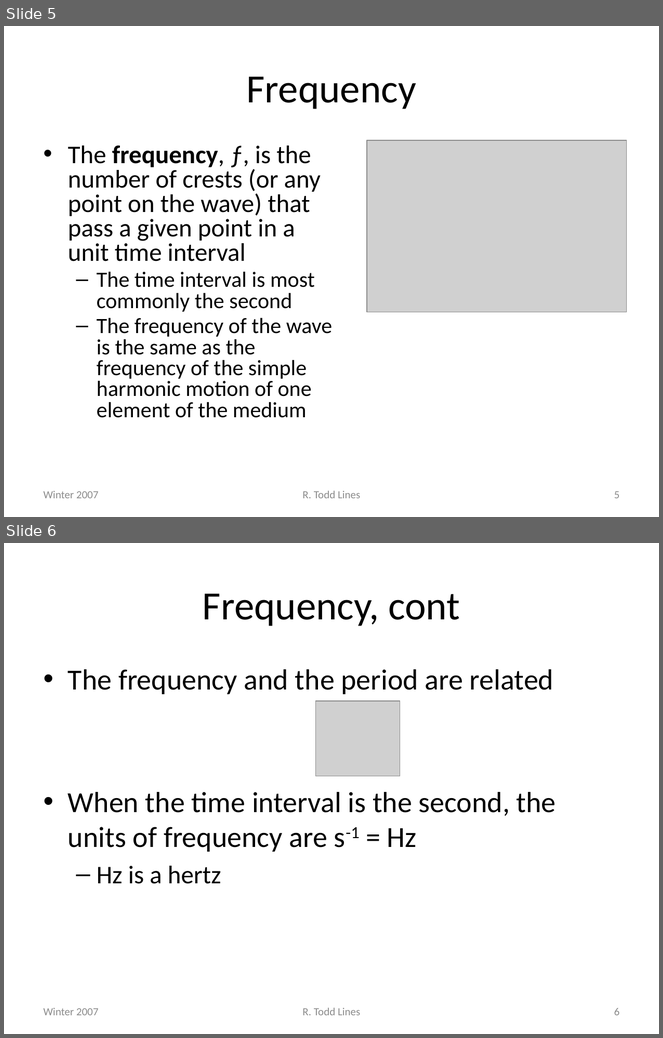
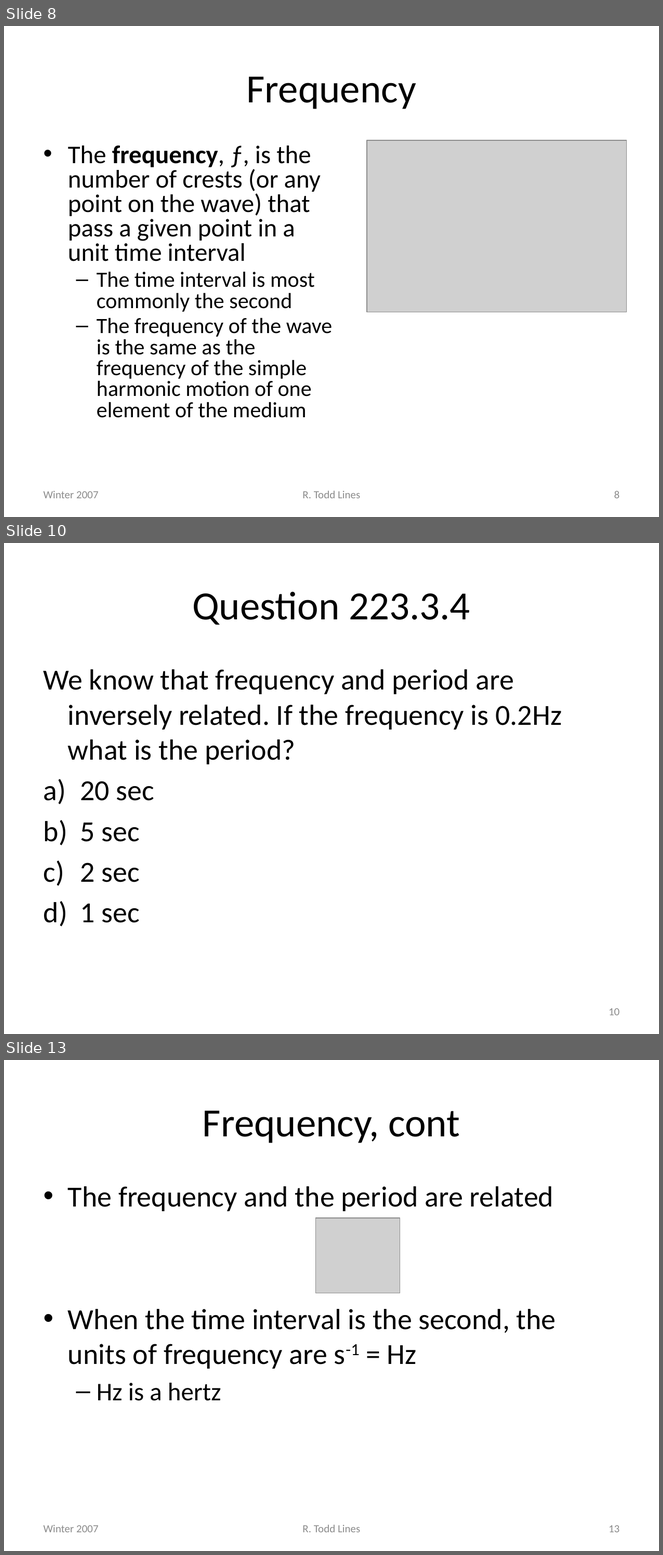
Before and after one commit to rtlines/PH223-Engineering-Physics, a slide deck: Slides/PH223_Lecture_03.pptx. Shown one above the other, each under a label of ours: slides 5 and 6 before the commit, slides 8, 10 and 13 after it; the slides between them are not shown. The pictures are 663x1038 and 663x1555 pixels, drawn with LibreOffice and Linux fonts; fonts in the diff are those of the drawing; grey boxes stand for pictures. Boxes give left, top, right and bottom in pixels: in the first picture for what was removed or moved away, otherwise in the second. Text is boxed around its words. In the diff, an @@ line names an element or a change of style, - is before the commit and + after.

```diff
--- a/Slides/PH223_Lecture_03.pptx
+++ b/Slides/PH223_Lecture_03.pptx
@@ slide 10 added at box(4, 543, 659, 1034), background #FFFFFF @@
@@ title added at box(192, 591, 470, 625), 44 pt, text #000000 @@
+Question 223.3.4
@@ text added at box(44, 669, 562, 923), 32 pt, text #000000 @@
+We know that frequency and period are inversely related. If the frequency is 0.2Hz what is the period?
+a) 20 sec
+b) 5 sec
+c) 2 sec
+d) 1 sec
@@ page number added at box(609, 1008, 620, 1016), 12 pt, text #8C8C8C @@
+10
@@ what was slide 5 is now slide 8 @@
@@ page number at box(614, 491, 620, 499): text changed @@
-5
+8
@@ what was slide 6 is now slide 13 @@
@@ page number at box(609, 1525, 620, 1533): text changed @@
-6
+13
```
Also in this commit, not shown: 1 slide changed, 7 other slides added.
